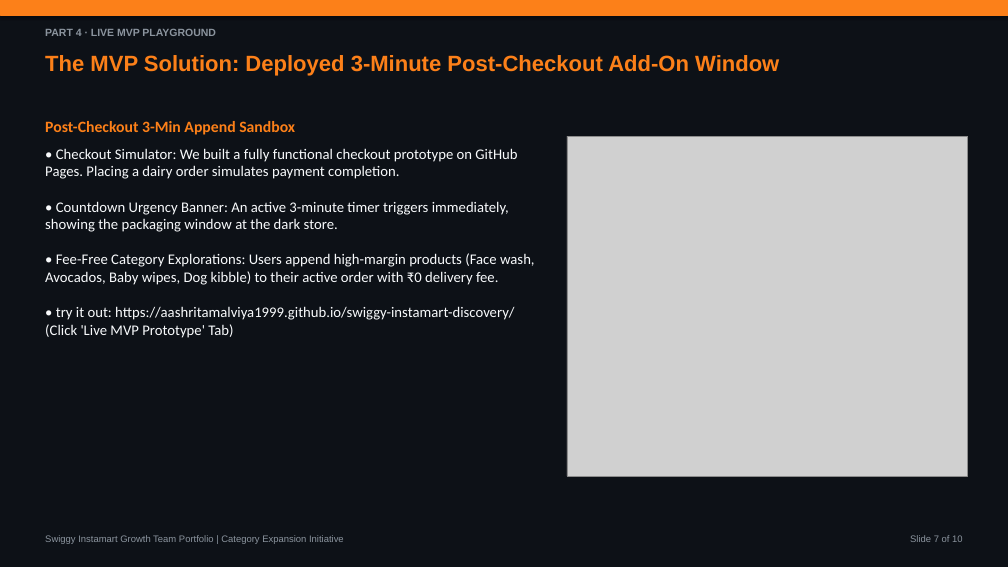
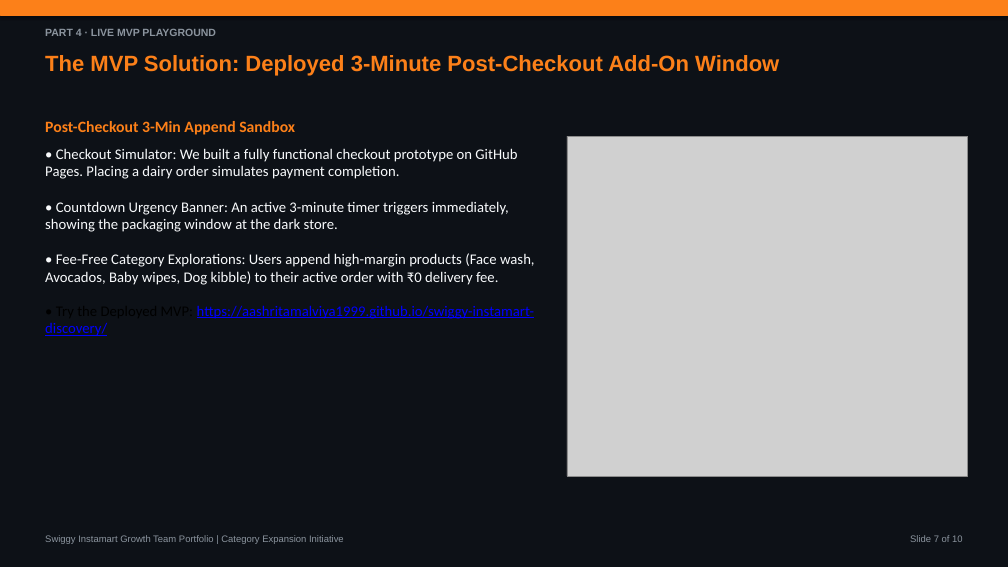
Before and after one commit to aashritamalviya1999/swiggy-instamart-discovery, a slide deck: slide 7 of NL Swiggy Instamart.pptx. Drawn at 1008x567 pixels with LibreOffice and Linux fonts; fonts in the diff are those of the drawing; grey boxes stand for pictures. Boxes give left, top, right and bottom in pixels: in the first picture for what was removed or moved away, otherwise in the second. Text is boxed around its words. In the diff, an @@ line names an element or a change of style, - is before the commit and + after.

Commit message:
Configure active text-run hyperlinks for PowerPoint presentation URLs

```diff
--- a/NL Swiggy Instamart.pptx
+++ b/NL Swiggy Instamart.pptx
@@ text at [45,148,535,336]: text changed @@
-• Checkout Simulator: We built a fully functional checkout prototype on GitHub Pages. Placing a dairy order simulates payment completion.
-• Countdown Urgency Banner: An active 3-minute timer triggers immediately, showing the packaging window at the dark store.
-• Fee-Free Category Explorations: Users append high-margin products (Face wash, Avocados, Baby wipes, Dog kibble) to their active order with ₹0 delivery fee.
-• try it out: https://aashritamalviya1999.github.io/swiggy-instamart-discovery/ (Click 'Live MVP Prototype' Tab)
+• Checkout Simulator: We built a fully functional checkout prototype on GitHub Pages. Placing a dairy order simulates payment completion.
+• Countdown Urgency Banner: An active 3-minute timer triggers immediately, showing the packaging window at the dark store.
+• Fee-Free Category Explorations: Users append high-margin products (Face wash, Avocados, Baby wipes, Dog kibble) to their active order with ₹0 delivery fee.
+• Try the Deployed MVP: https://aashritamalviya1999.github.io/swiggy-instamart-discovery/
```
Also in this commit, not shown: 2 other slides changed, 1 other file.
